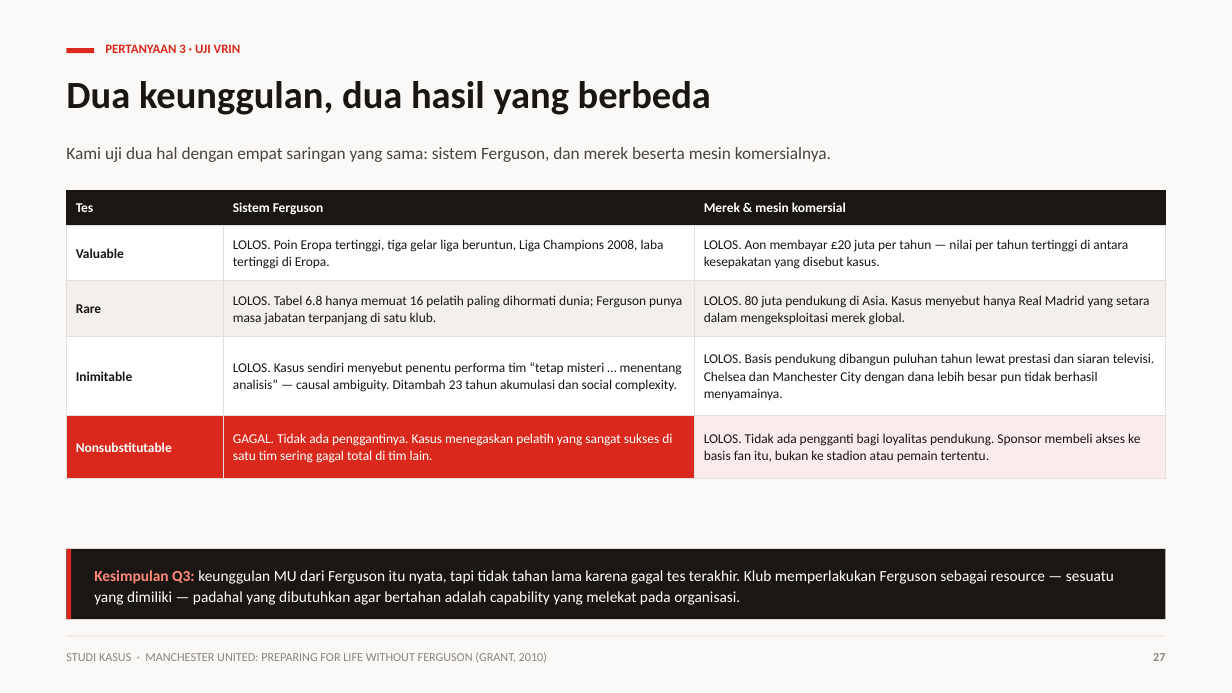
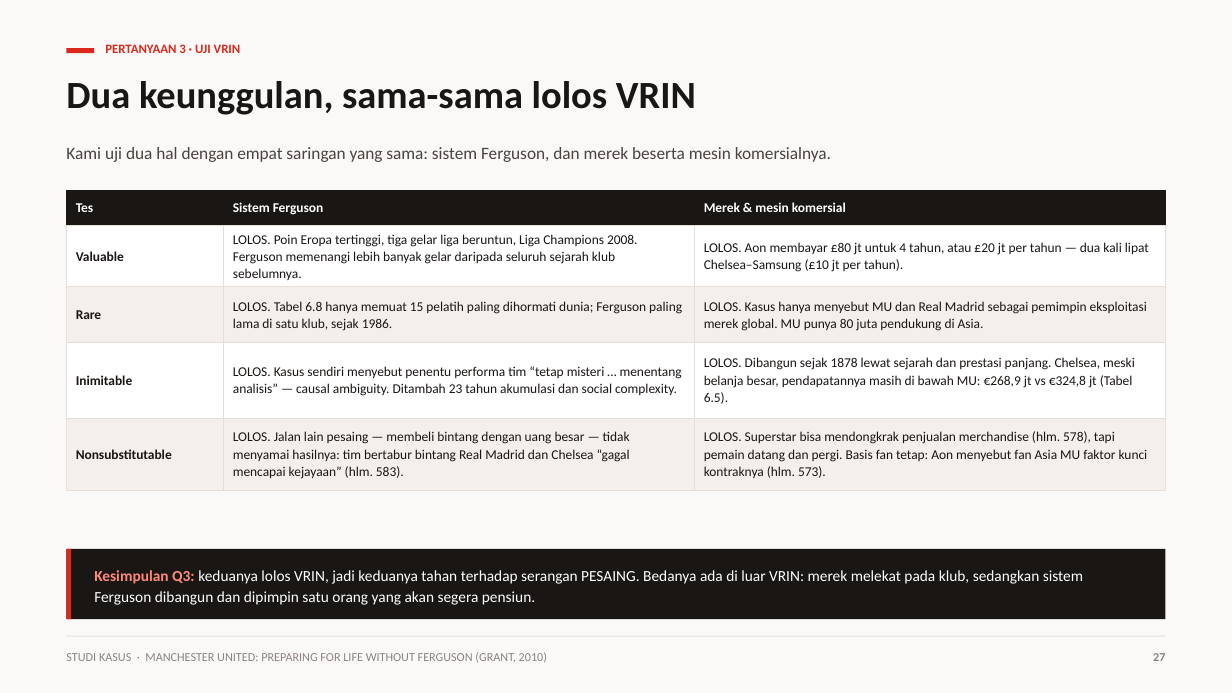
Before and after one commit to aslihabnuri/Dom-Manipulation, a slide deck: slide 27 of strategic-management-manchester-united/Kelompok 4 - Strategic Management - Chapter 4 & Manchester United.pptx. Drawn at 1232x693 pixels with LibreOffice and Linux fonts; fonts in the diff are those of the drawing. Boxes give left, top, right and bottom in pixels: in the first picture for what was removed or moved away, otherwise in the second. Text is boxed around its words. In the diff, an @@ line names an element or a change of style, - is before the commit and + after.

```diff
--- a/strategic-management-manchester-united/Kelompok 4 - Strategic Management - Chapter 4 & Manchester United.pptx
+++ b/strategic-management-manchester-united/Kelompok 4 - Strategic Management - Chapter 4 & Manchester United.pptx
@@ text at bbox=[66, 81, 696, 115]: text changed @@
-Dua keunggulan, dua hasil yang berbeda
+Dua keunggulan, sama-sama lolos VRIN
@@ table at bbox=[67, 190, 1166, 488] @@
-row 2, column 2: LOLOS. Poin Eropa tertinggi, tiga gelar liga beruntun, Liga Champions 2008, laba tertinggi di Eropa.
+row 2, column 2: LOLOS. Poin Eropa tertinggi, tiga gelar liga beruntun, Liga Champions 2008. Ferguson memenangi lebih banyak gelar daripada seluruh sejarah klub sebelumnya.
-row 2, column 3: LOLOS. Aon membayar £20 juta per tahun — nilai per tahun tertinggi di antara kesepakatan yang disebut kasus.
+row 2, column 3: LOLOS. Aon membayar £80 jt untuk 4 tahun, atau £20 jt per tahun — dua kali lipat Chelsea–Samsung (£10 jt per tahun).
-row 3, column 2: LOLOS. Tabel 6.8 hanya memuat 16 pelatih paling dihormati dunia; Ferguson punya masa jabatan terpanjang di satu klub.
+row 3, column 2: LOLOS. Tabel 6.8 hanya memuat 15 pelatih paling dihormati dunia; Ferguson paling lama di satu klub, sejak 1986.
-row 3, column 3: LOLOS. 80 juta pendukung di Asia. Kasus menyebut hanya Real Madrid yang setara dalam mengeksploitasi merek global.
+row 3, column 3: LOLOS. Kasus hanya menyebut MU dan Real Madrid sebagai pemimpin eksploitasi merek global. MU punya 80 juta pendukung di Asia.
-row 4, column 3: LOLOS. Basis pendukung dibangun puluhan tahun lewat prestasi dan siaran televisi. Chelsea dan Manchester City dengan dana lebih besar pun tidak berhasil menyamainya.
+row 4, column 3: LOLOS. Dibangun sejak 1878 lewat sejarah dan prestasi panjang. Chelsea, meski belanja besar, pendapatannya masih di bawah MU: €268,9 jt vs €324,8 jt (Tabel 6.5).
-row 5, column 2: GAGAL. Tidak ada penggantinya. Kasus menegaskan pelatih yang sangat sukses di satu tim sering gagal total di tim lain.
+row 5, column 2: LOLOS. Jalan lain pesaing — membeli bintang dengan uang besar — tidak menyamai hasilnya: tim bertabur bintang Real Madrid dan Chelsea “gagal mencapai kejayaan” (hlm. 583).
-row 5, column 3: LOLOS. Tidak ada pengganti bagi loyalitas pendukung. Sponsor membeli akses ke basis fan itu, bukan ke stadion atau pemain tertentu.
+row 5, column 3: LOLOS. Superstar bisa mendongkrak penjualan merchandise (hlm. 578), tapi pemain datang dan pergi. Basis fan tetap: Aon menyebut fan Asia MU faktor kunci kontraknya (hlm. 573).
@@ fill #DA291C to #F4EFEA in 2 cells @@
@@ fill #FAECEA to #F4EFEA in row 5, column 3 @@
@@ text colour #FFFFFF to #1A1614 in "Nonsubstitutable" @@
@@ text at bbox=[94, 570, 1083, 605]: text changed @@
-Kesimpulan Q3: keunggulan MU dari Ferguson itu nyata, tapi tidak tahan lama karena gagal tes terakhir. Klub memperlakukan Ferguson sebagai resource — sesuatu yang dimiliki — padahal yang dibutuhkan agar bertahan adalah capability yang melekat pada organisasi.
+Kesimpulan Q3: keduanya lolos VRIN, jadi keduanya tahan terhadap serangan PESAING. Bedanya ada di luar VRIN: merek melekat pada klub, sedangkan sistem Ferguson dibangun dan dipimpin satu orang yang akan segera pensiun.
```
Also in this commit, not shown: 14 other slides changed, 4 other files.
